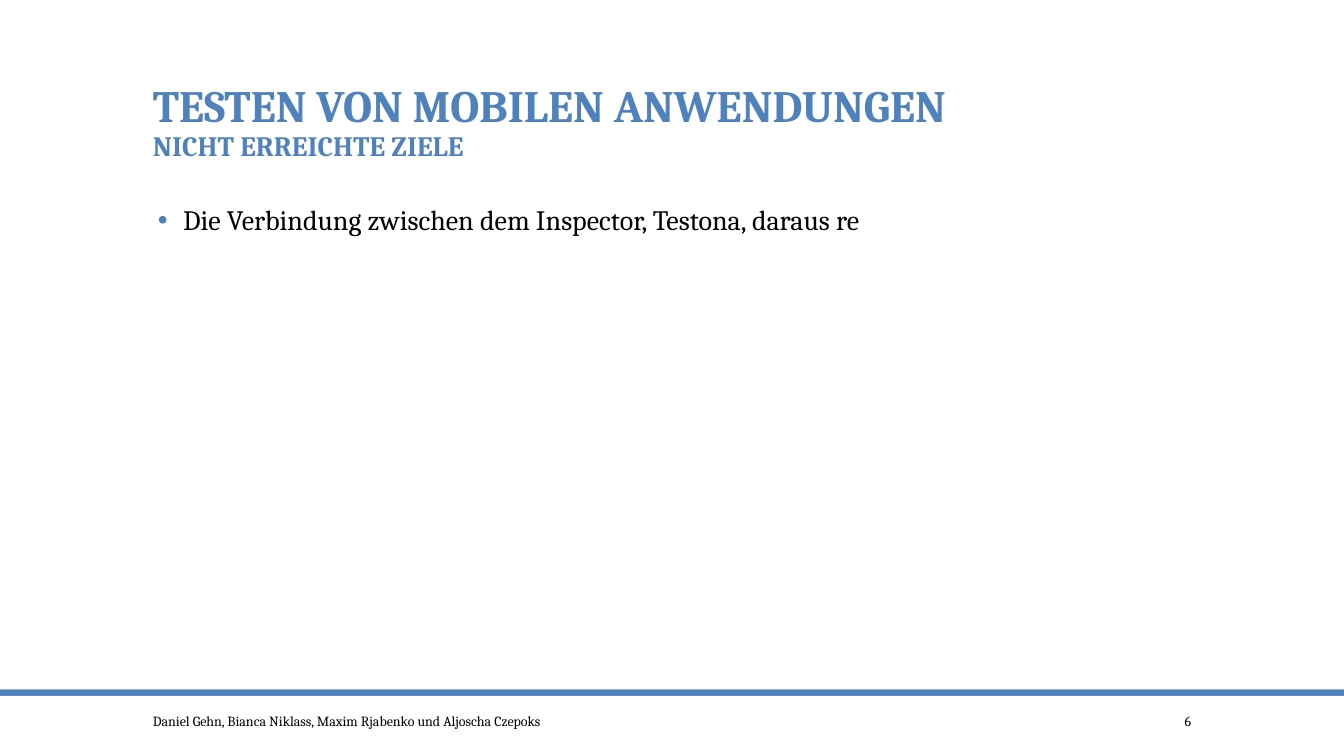
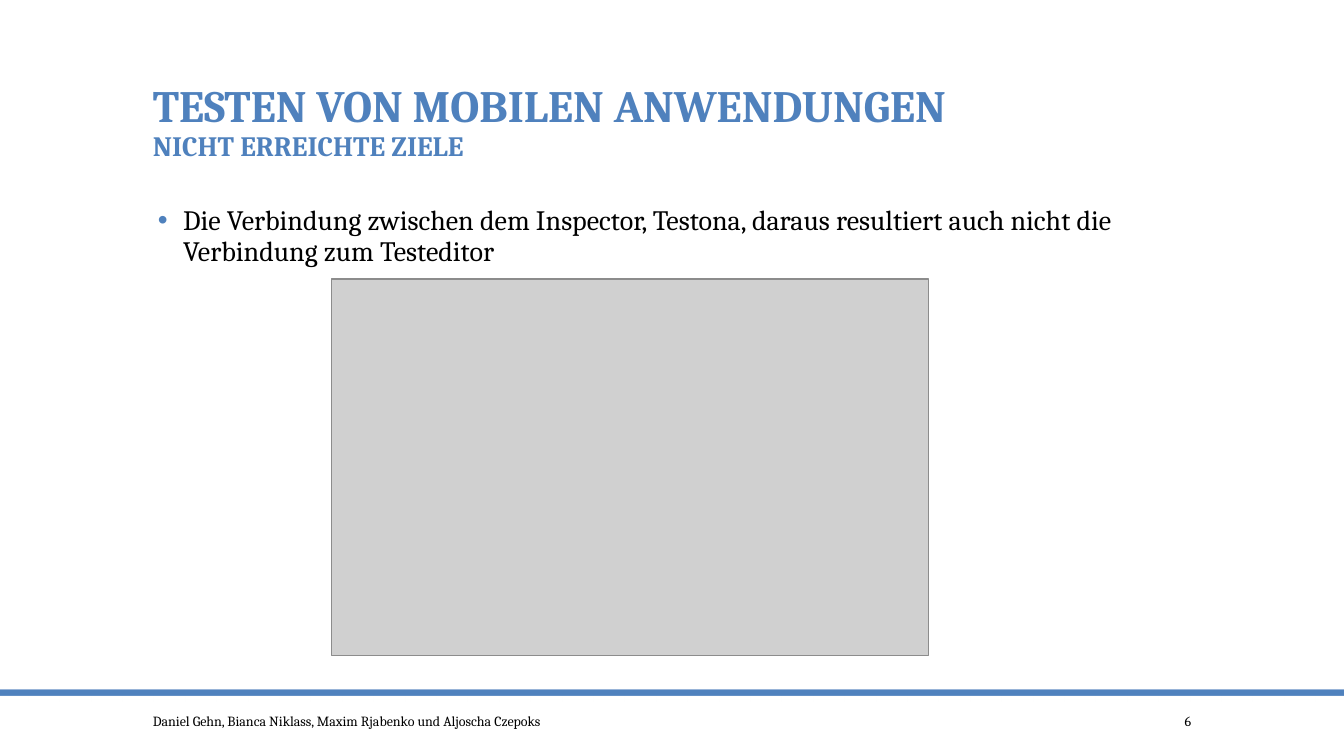
Before and after one commit to po-test-ws-2015/test-cycle, a slide deck: slide 6 of TestenMileStone2.pptx. Drawn at 1344x756 pixels with LibreOffice and Linux fonts; fonts in the diff are those of the drawing; grey boxes stand for pictures. Boxes give left, top, right and bottom in pixels: in the first picture for what was removed or moved away, otherwise in the second. Text is boxed around its words. In the diff, an @@ line names an element or a change of style, - is before the commit and + after.

```diff
--- a/TestenMileStone2.pptx
+++ b/TestenMileStone2.pptx
@@ text at [183,210,1112,267]: text changed @@
-• Die Verbindung zwischen dem Inspector, Testona, daraus re
+• Die Verbindung zwischen dem Inspector, Testona, daraus resultiert auch nicht die Verbindung zum Testeditor
@@ picture added at [332,279,929,655] @@
```
Also in this commit, not shown: 3 other slides changed.
